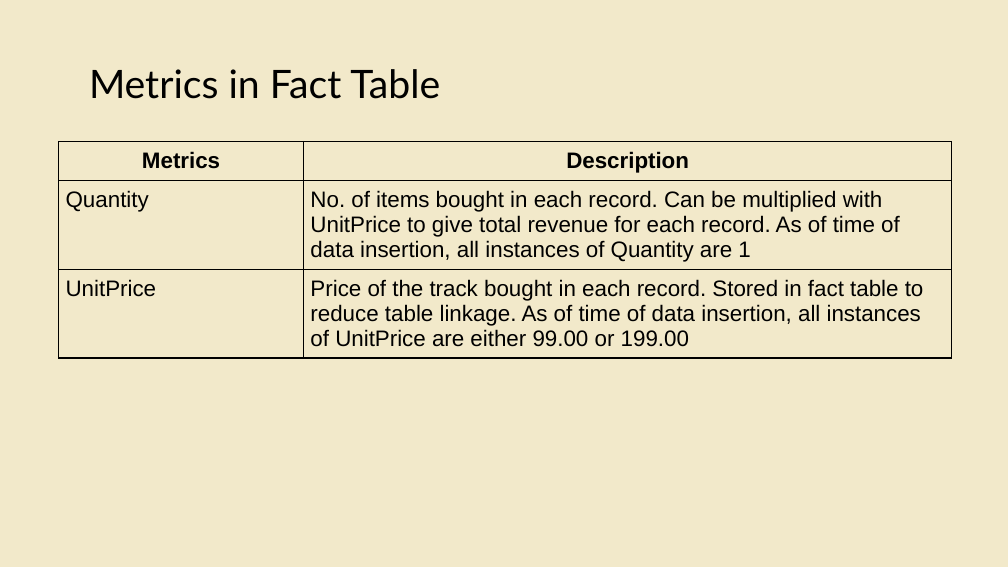
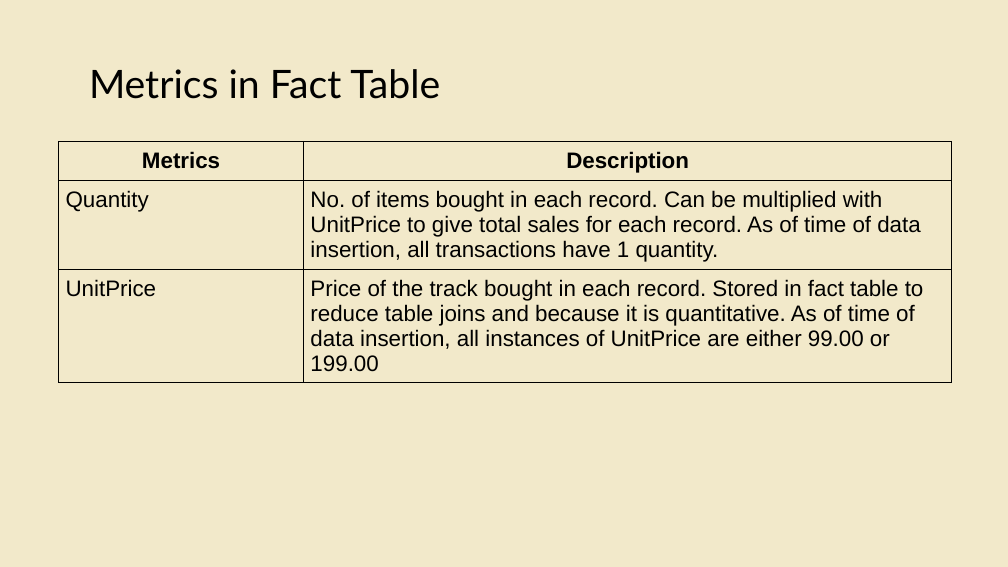
Before and after one commit to ethanolx/Rolling-Music-sql, a slide deck: slide 7 of group/doc/presentation.pptx (slide 6 before the commit). Drawn at 1008x567 pixels with LibreOffice and Linux fonts; fonts in the diff are those of the drawing. Boxes give left, top, right and bottom in pixels: in the first picture for what was removed or moved away, otherwise in the second. Text is boxed around its words. In the diff, an @@ line names an element or a change of style, - is before the commit and + after.

```diff
--- a/group/doc/presentation.pptx
+++ b/group/doc/presentation.pptx
@@ table at [58,141,952,398] @@
-row 2, column 2: No. of items bought in each record. Can be multiplied with UnitPrice to give total revenue for each record. As of time of data insertion, all instances of Quantity are 1
+row 2, column 2: No. of items bought in each record. Can be multiplied with UnitPrice to give total sales for each record. As of time of data insertion, all transactions have 1 quantity.
-row 3, column 2: Price of the track bought in each record. Stored in fact table to reduce table linkage. As of time of data insertion, all instances of UnitPrice are either 99.00 or 199.00
+row 3, column 2: Price of the track bought in each record. Stored in fact table to reduce table joins and because it is quantitative. As of time of data insertion, all instances of UnitPrice are either 99.00 or 199.00
```
Also in this commit, not shown: 7 other slides changed, 2 slides added, 11 other files.
